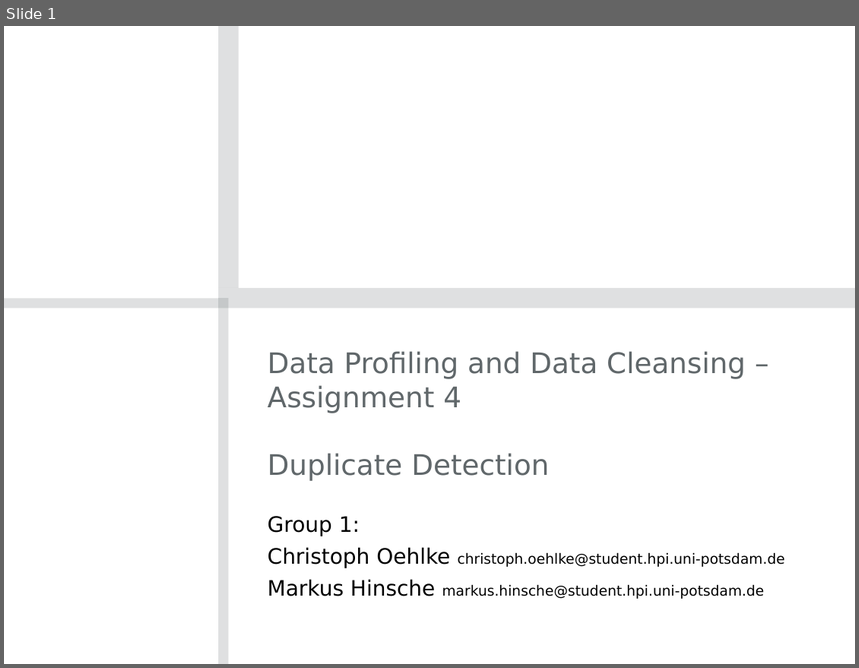
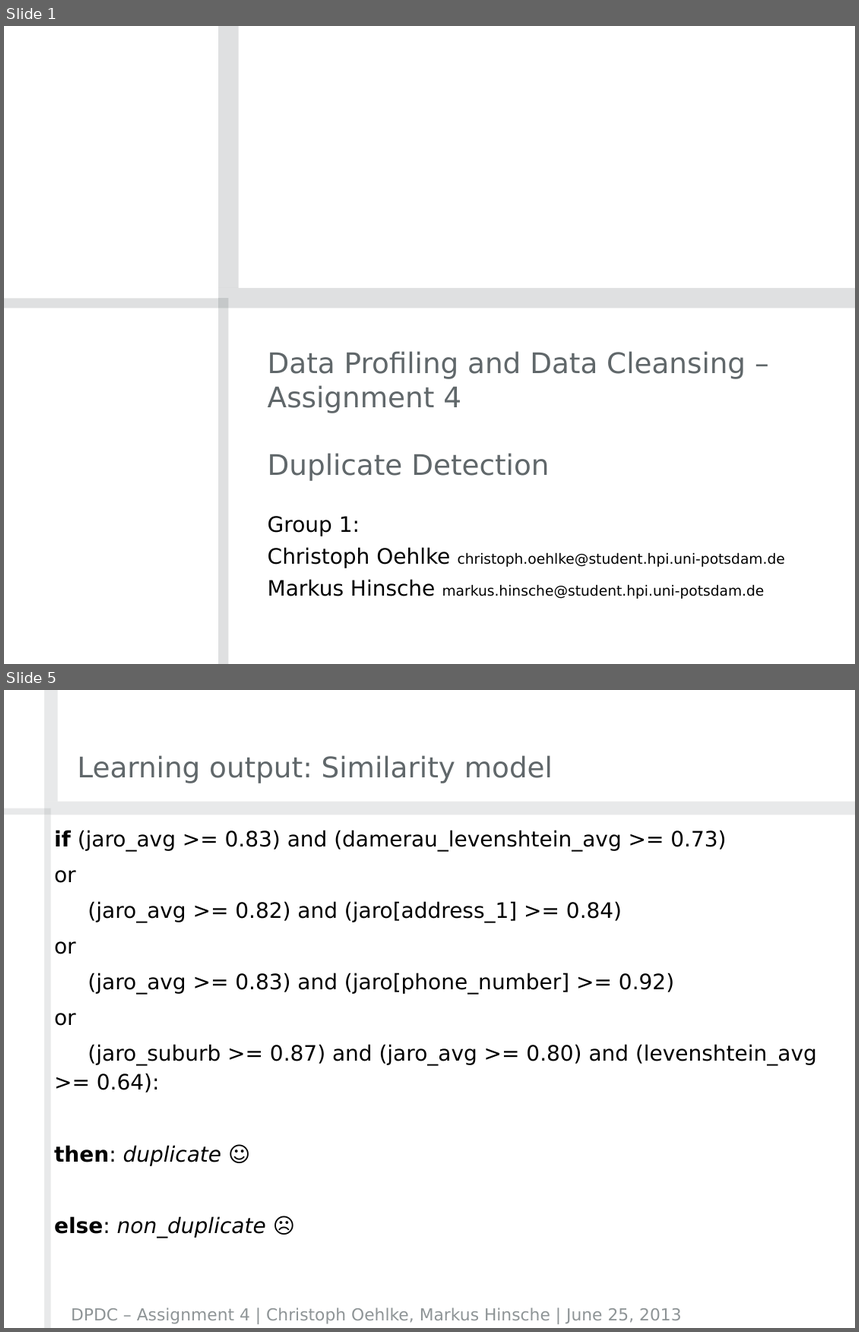
Before and after one commit to crizzy/dpdc-exercises, a slide deck: exercise4/DPDCAssignment4Group01.pptx. Shown one above the other, each under a label of ours: slide 1 before the commit, slides 1 and 5 after it; the slides between them are not shown. The pictures are 859x668 and 859x1332 pixels, drawn with LibreOffice and Linux fonts; fonts in the diff are those of the drawing; background and template pictures are left out. Boxes give left, top, right and bottom in pixels: in the first picture for what was removed or moved away, otherwise in the second. Text is boxed around its words. In the diff, an @@ line names an element or a change of style, - is before the commit and + after.

```diff
--- a/exercise4/DPDCAssignment4Group01.pptx
+++ b/exercise4/DPDCAssignment4Group01.pptx
@@ slide 5 added at (4,690,855,1328), background #FFFFFF @@
@@ title added at (77,755,553,783), 24 pt, text #60676A @@
+Learning output: Similarity model
@@ group added at (4,690,855,1328): 4 rectangles @@
@@ text added at (54,830,817,1238), 18 pt, text #000000 @@
+if (jaro_avg >= 0.83) and (damerau_levenshtein_avg >= 0.73)
+or
+(jaro_avg >= 0.82) and (jaro[address_1] >= 0.84)
+or
+(jaro_avg >= 0.83) and (jaro[phone_number] >= 0.92)
+or
+(jaro_suburb >= 0.87) and (jaro_avg >= 0.80) and (levenshtein_avg >= 0.64):
+then: duplicate ☺
+else: non_duplicate ☹
@@ text added at (71,1308,682,1325), 14 pt, text #8E9496 @@
+DPDC – Assignment 4 | Christoph Oehlke, Markus Hinsche | June 25, 2013
```
Also in this commit, not shown: 2 slides changed, 5 other slides added, 3 slides removed.
